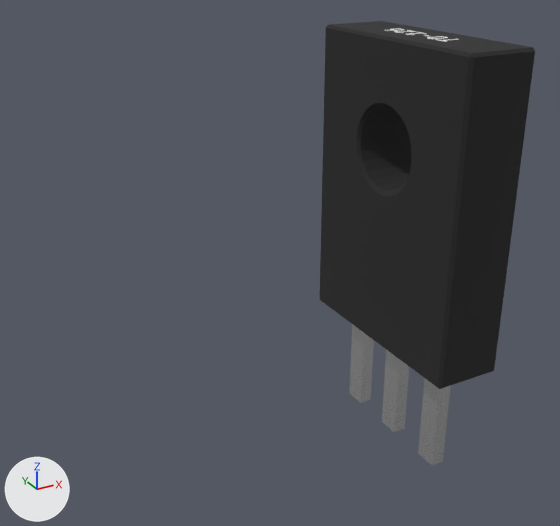
Renders of the glTF model data/assets/models/TO-126H/__mod__.glb from each side of a commit.
One viewpoint serves both versions: a camera (50 mm lens) standing at (-0.01579, -0.0197, 0.01469) and looking at (-0.00496, -0.00002, 0.00485). Arrows for +X, +Y and +Z are at lower left; the lights stay in place. Vertices at the same position are counted once.
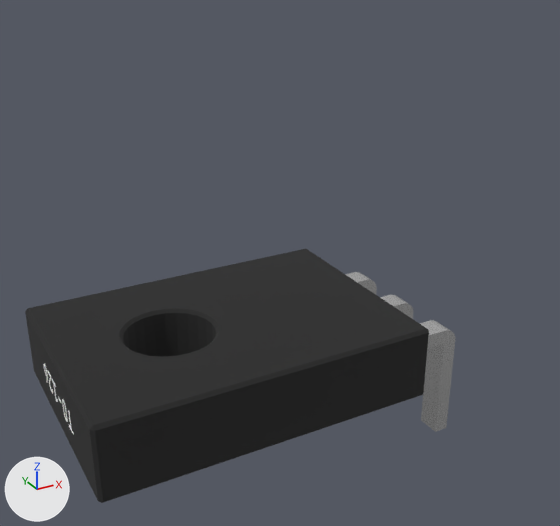
Changed parts and their boxes (x1, y1, x2, y2) in the pictures (560 x 526 px; the box of a moved part takes in the faces that stretch with it):
'Plane', reshaped (100% wider, 43% shorter)
    before: (320, 21, 535, 465)
    after: (25, 249, 455, 503)
part 1 of me_plane, moved or reshaped
    before: (390, 28, 404, 31)
    after: (44, 364, 48, 383)
part 2 of me_plane, moved or reshaped
    before: (394, 30, 416, 33)
    after: (47, 370, 53, 394)
part 3 of me_plane, moved or reshaped
    before: (407, 32, 427, 35)
    after: (52, 379, 58, 402)
part 4 of me_plane, moved or reshaped
    before: (427, 36, 448, 39)
    after: (62, 399, 68, 422)
part 5 of me_plane, moved or reshaped
    before: (437, 39, 459, 42)
    after: (68, 410, 74, 435)
part 6 of me_plane, added (black)
    after: (25, 249, 429, 503)
part 7 of me_plane, added
    after: (419, 320, 455, 432)
part 8 of me_plane, added
    after: (380, 295, 413, 319)
part 9 of me_plane, added
    after: (345, 272, 377, 295)
part 10 of me_plane, deleted (black)
    before: (320, 21, 535, 465)

Edits to the bpy script that builds the scene:
```text
Change me_plane:
    used by ob_plane; location = (0.0, 0.0, 0.0)
    remove me_plane.from_pydata(...)  # 1320 vertices, 2612 faces; spans x -0.0012..0.0012, y -0.0037..0.0037, z -0.003..0.01151
    add me_plane.from_pydata(...)  # 1512 vertices, 2996 faces; spans x -0.01226..0.00025, y -0.0037..0.0037, z -0.00156..0.0034
    me_plane part 1: the loose piece of 428 vertices spanning x -0.00034..0.00034, y 0.00115..0.00157, z 0.01149..0.01151 is turned -90 degrees about the y axis through its middle, then moved by (-0.01225, 0.0, -0.0093)
    me_plane part 2: the loose piece of 294 vertices spanning x -0.00035..0.00033, y 0.00061..0.00102, z 0.01149..0.01151 is turned -90 degrees about the y axis through its middle, then moved by (-0.01225, 0.0, -0.00931)
    me_plane part 3: the loose piece of 22 vertices spanning x -0.00034..0.00033, y 0.00008..0.00049, z 0.01149..0.01151 is turned -90 degrees about the y axis through its middle, then moved by (-0.01225, 0.0, -0.0093)
    me_plane part 4: the loose piece of 408 vertices spanning x -0.00035..0.00034, y -0.00101..-0.00063, z 0.01149..0.01151 is turned -90 degrees about the y axis through its middle, then moved by (-0.01225, 0.0, -0.0093)
    me_plane part 5: the loose piece of 16 vertices spanning x -0.00034..0.00033, y -0.00159..-0.00114, z 0.01149..0.01151 is turned -90 degrees about the y axis through its middle, then moved by (-0.01225, 0.0, -0.00931)
    me_plane part 6: a new loose piece of 120 vertices spanning x -0.01225..-0.00175, y -0.0037..0.0037, z 0.001..0.0034, in mat_0x92e79b9380a2 (black #262626)
    me_plane part 7: a new loose piece of 72 vertices spanning x -0.00175..0.00025, y -0.00265..-0.00185, z -0.00156..0.00245, in mat_0x92e79b940252 (light grey #dedede)
    me_plane part 8: a new loose piece of 72 vertices spanning x -0.00175..0.00025, y -0.0004..0.0004, z -0.00156..0.00245, in mat_0x92e79b940252 (light grey #dedede)
    me_plane part 9: a new loose piece of 72 vertices spanning x -0.00175..0.00025, y 0.00185..0.00265, z -0.00156..0.00245, in mat_0x92e79b940252 (light grey #dedede)
    me_plane part 10
    144 vertices are removed from x -0.0012..0.0012, y -0.0037..0.0037, z -0.003..0.0115
    276 faces are deleted
```
